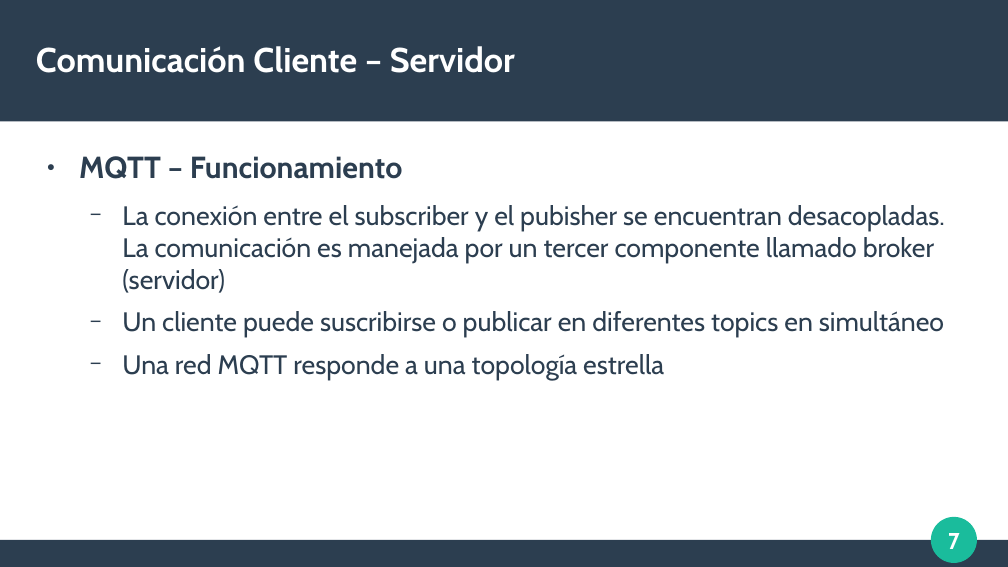
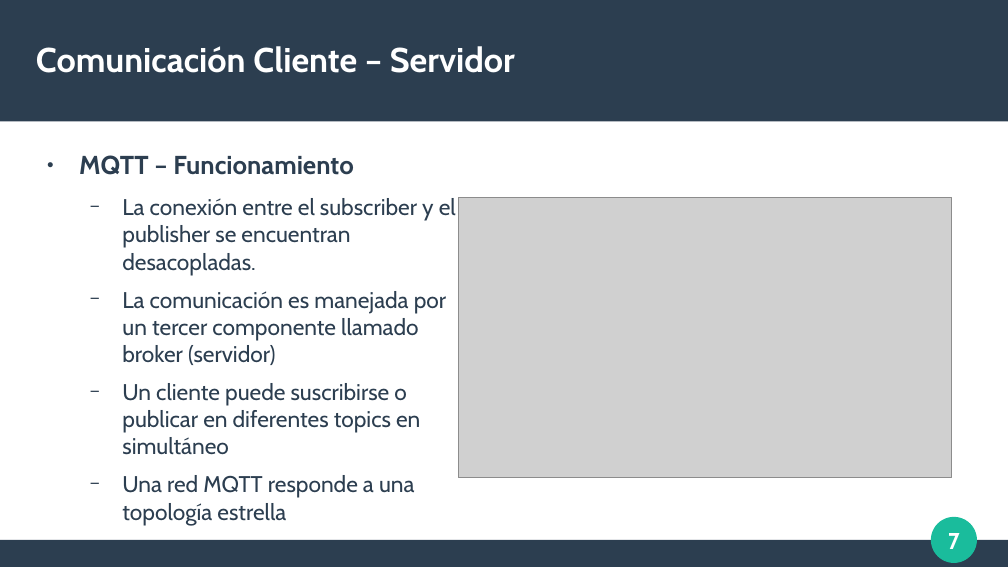
Before and after one commit to neon-iot/hands-on-iot, a slide deck: slide 7 of 5-comunicacion-cliente-servidor/05-wifi-mqtt.odp. Drawn at 1008x567 pixels with LibreOffice and Linux fonts; fonts in the diff are those of the drawing; grey boxes stand for pictures. Boxes give left, top, right and bottom in pixels: in the first picture for what was removed or moved away, otherwise in the second. Text is boxed around its words. In the diff, an @@ line names an element or a change of style, - is before the commit and + after.

Commit message:
comunicacion cliente servidor

```diff
--- a/5-comunicacion-cliente-servidor/05-wifi-mqtt.odp
+++ b/5-comunicacion-cliente-servidor/05-wifi-mqtt.odp
@@ text at box(79, 155, 420, 526): size 24 to 20.4 pt in "MQTT – Funcionamiento"; size 21 to 17.9 pt in "Un cliente puede suscribirse o publicar en ...", "Una red MQTT responde a una topología ..." @@
@@ text at box(122, 198, 456, 365): text changed; size 21 to 17.9 pt @@
-  − La conexión entre el subscriber y el pubisher se encuentran desacopladas. La comunicación es manejada por un tercer componente llamado broker (servidor)
+  − La conexión entre el subscriber y el publisher se encuentran desacopladas.
+  − La comunicación es manejada por un tercer componente llamado broker (servidor)
@@ picture added at box(458, 198, 952, 478) @@
```
Also in this commit, not shown: 3 other slides changed, 2 other files.
